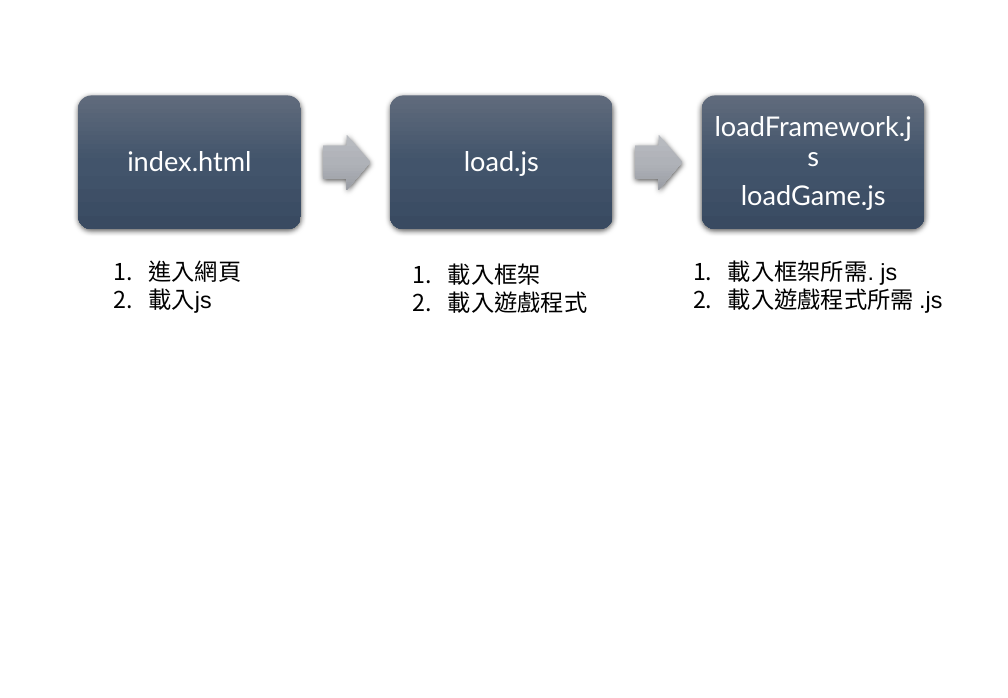
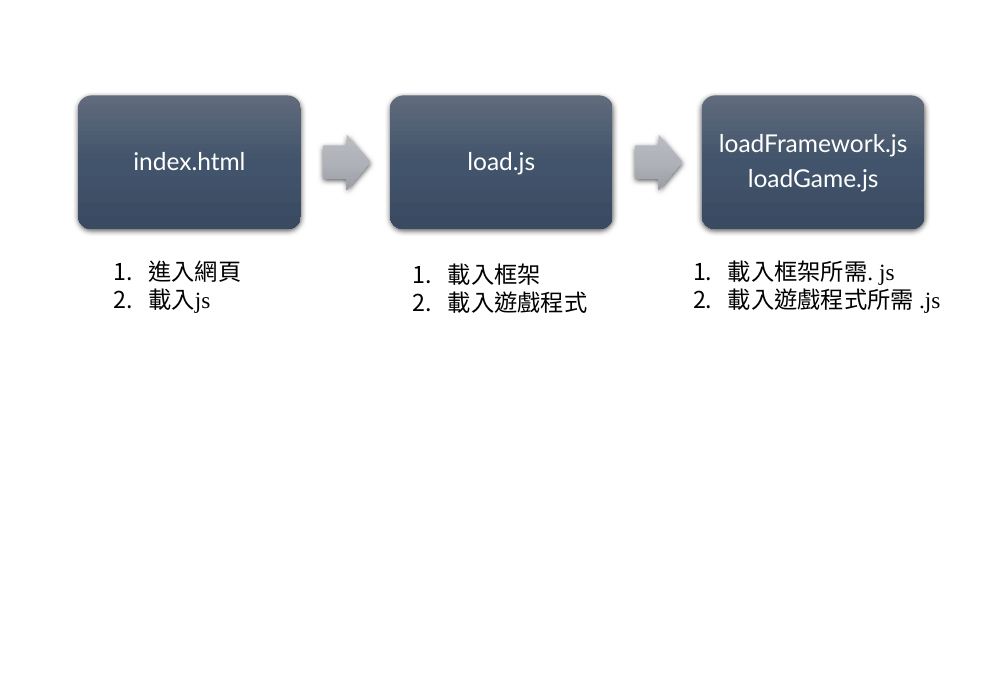
Before and after one commit to YangKelvin/SuperAdventure, a slide deck: slide 8 of images/簡報1.pptx. Drawn at 1008x698 pixels with LibreOffice and Linux fonts; fonts in the diff are those of the drawing. Boxes give left, top, right and bottom in pixels: in the first picture for what was removed or moved away, otherwise in the second. Text is boxed around its words. In the diff, an @@ line names an element or a change of style, - is before the commit and + after.

```diff
--- a/images/簡報1.pptx
+++ b/images/簡報1.pptx
@@ size 21 to 19 pt in 3 elements at (x1=133, y1=152, x2=245, y2=170), (x1=467, y1=152, x2=535, y2=175), (x1=719, y1=134, x2=908, y2=192) @@
@@ text "進入網頁" at (x1=148, y1=260, x2=241, y2=313): font Arial to Times New Roman @@
@@ text "載入框架所需. js" at (x1=728, y1=260, x2=940, y2=313): font Arial to Times New Roman @@
```
Also in this commit, not shown: 2 other slides changed, 1 other file.
